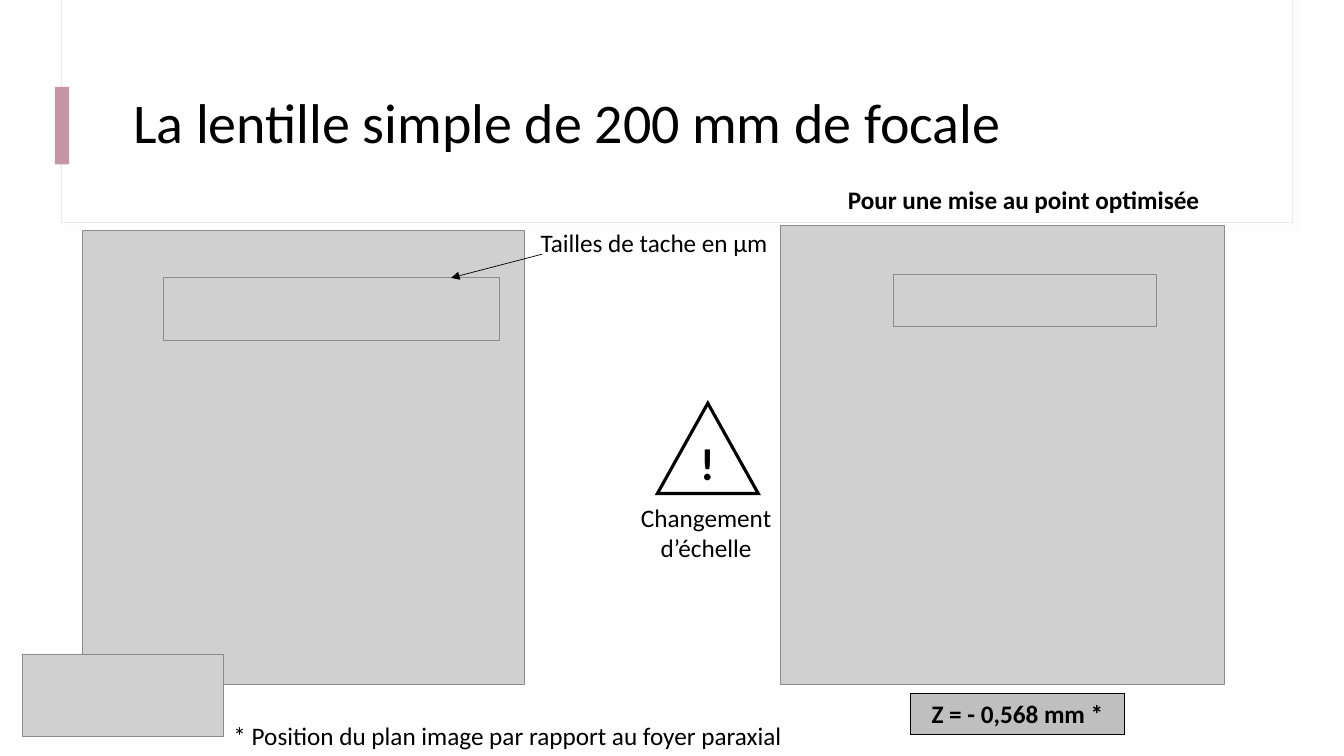
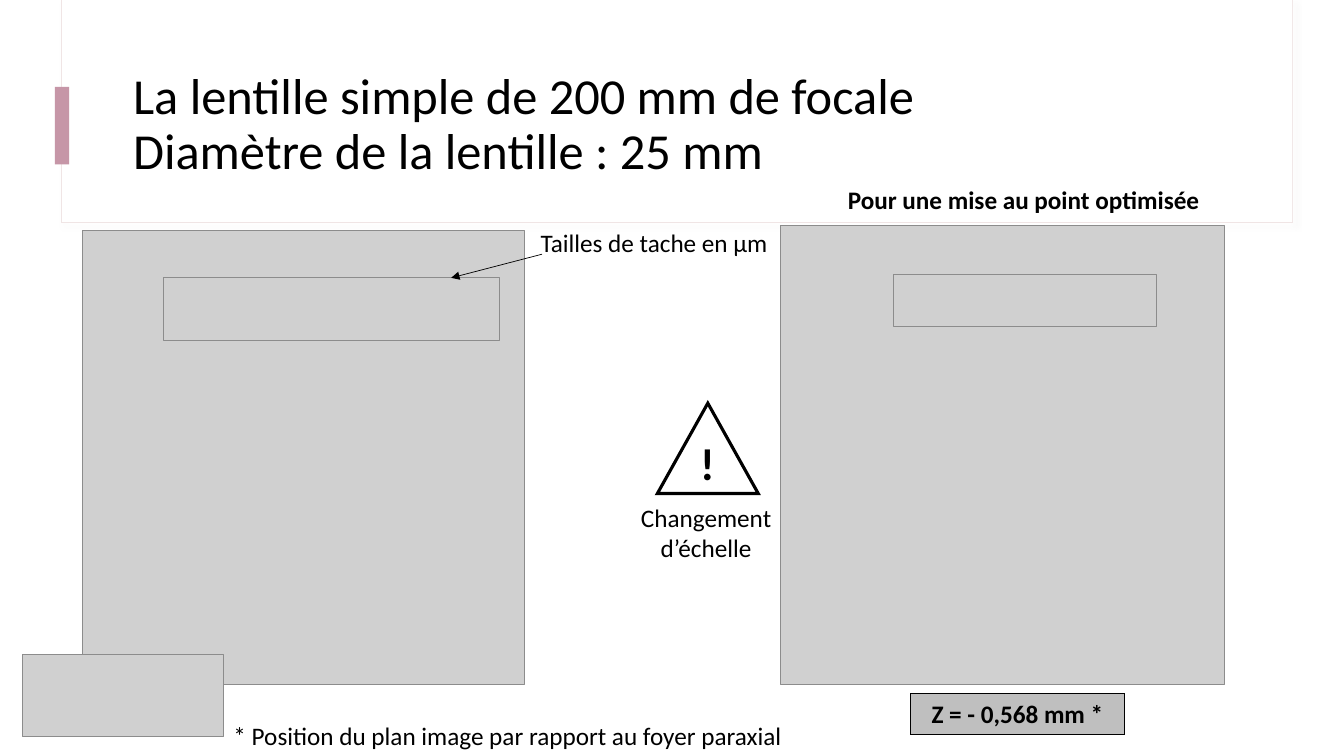
Before and after one commit to IOGS-Digital-Methods/semester-6, a slide deck: slide 7 of ONIP/NotionsCles.pptx. Drawn at 1344x756 pixels with LibreOffice and Linux fonts; fonts in the diff are those of the drawing; grey boxes stand for pictures. Boxes give left, top, right and bottom in pixels: in the first picture for what was removed or moved away, otherwise in the second. Text is boxed around its words. In the diff, an @@ line names an element or a change of style, - is before the commit and + after.

```diff
--- a/ONIP/NotionsCles.pptx
+++ b/ONIP/NotionsCles.pptx
@@ title at (133,79,913,170): text changed; size 40 to 36 pt @@
-La lentille simple de 200 mm de focale
+La lentille simple de 200 mm de focale
+Diamètre de la lentille : 25 mm
```
Also in this commit, not shown: 4 other slides changed, 1 other file.
